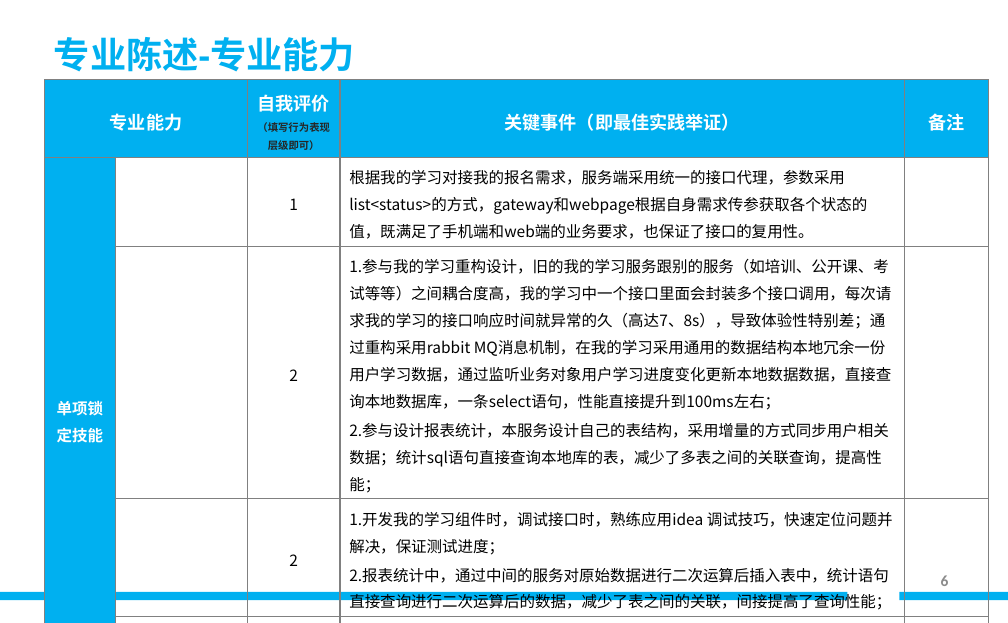
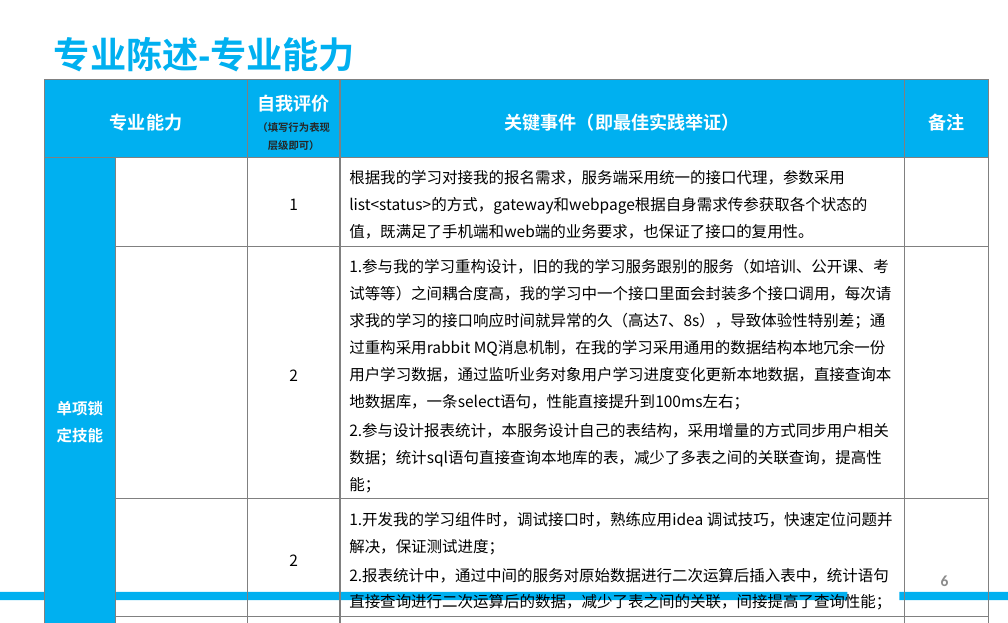
Before and after one commit to fzdxyhr/project_for_word, a slide deck: slide 6 of 员工晋升陈述材料_6级及以下(1).pptx. Drawn at 1008x623 pixels with LibreOffice and Linux fonts; fonts in the diff are those of the drawing; background and template pictures are left out. Boxes give left, top, right and bottom in pixels: in the first picture for what was removed or moved away, otherwise in the second. Text is boxed around its words. In the diff, an @@ line names an element or a change of style, - is before the commit and + after.

```diff
--- a/员工晋升陈述材料_6级及以下(1).pptx
+++ b/员工晋升陈述材料_6级及以下(1).pptx
@@ table at <box>45,80,988,616</box> @@
-row 3, column 4: 1.参与我的学习重构设计，旧的我的学习服务跟别的服务（如培训、公开课、考试等等）之间耦合度高，我的学习中一个接口里面会封装多个接口调用，每次请求我的学习的接口响应时间就异常的久（高达7、8s），导致体验性特别差；通过重构采用rabbit MQ消息机制，在我的学习采用通用的数据结构本地冗余一份用户学习数据，通过监听业务对象用户学习进度变化更新本地数据数据，直接查询本地数据库，一条select语句，性能直接提升到100ms左右； / 2.参与设计报表统计，本服务设计自己的表结构，采用增量的方式同步用户相关数据；统计sql语句直接查询本地库的表，减少了多表之间的关联查询，提高性能；
+row 3, column 4: 1.参与我的学习重构设计，旧的我的学习服务跟别的服务（如培训、公开课、考试等等）之间耦合度高，我的学习中一个接口里面会封装多个接口调用，每次请求我的学习的接口响应时间就异常的久（高达7、8s），导致体验性特别差；通过重构采用rabbit MQ消息机制，在我的学习采用通用的数据结构本地冗余一份用户学习数据，通过监听业务对象用户学习进度变化更新本地数据，直接查询本地数据库，一条select语句，性能直接提升到100ms左右； / 2.参与设计报表统计，本服务设计自己的表结构，采用增量的方式同步用户相关数据；统计sql语句直接查询本地库的表，减少了多表之间的关联查询，提高性能；
```
Also in this commit, not shown: 2 other slides changed, 5 other files.
